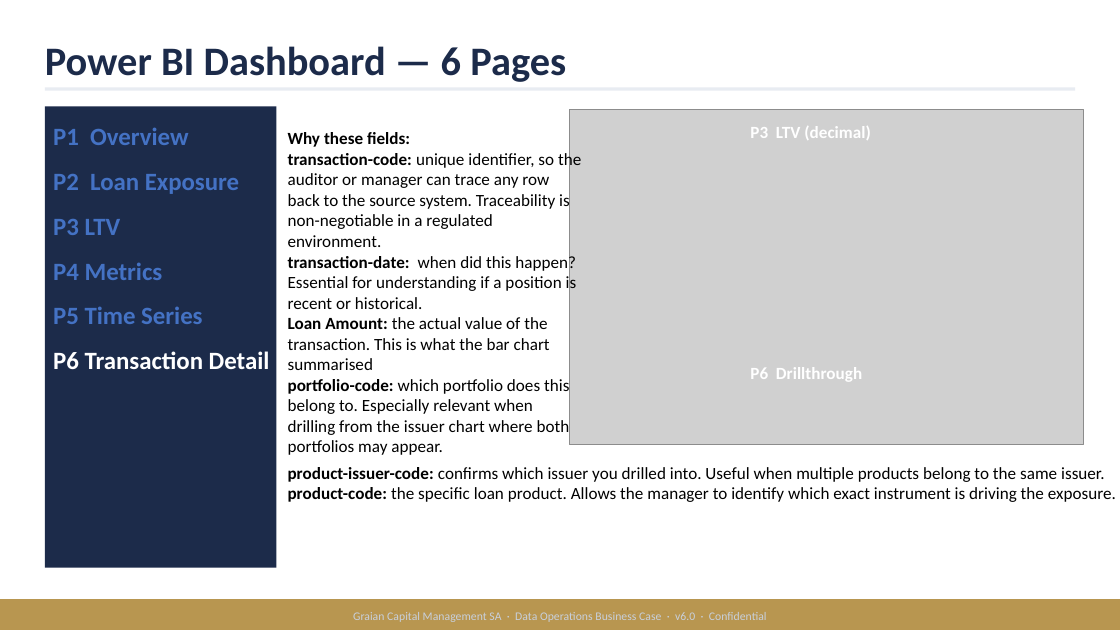
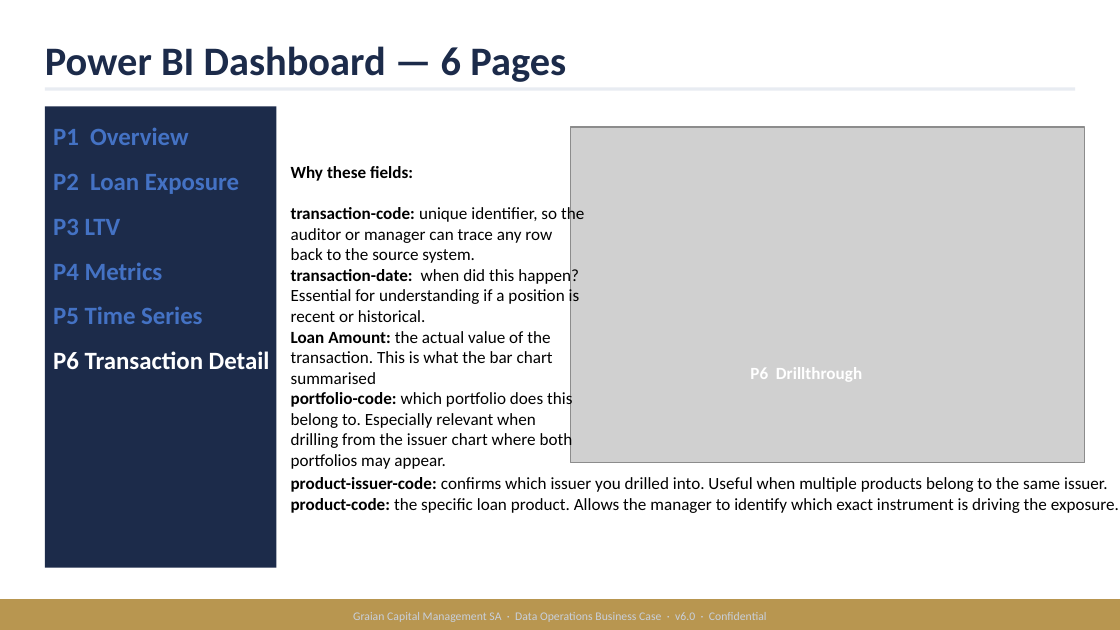
Before and after one commit to rochaadrielea/Loan-Risk-Monitoring-Platform, a slide deck: slide 9 of Graian_AdieleRochaWeisz_v7.pptx (slide 10 before the commit). Drawn at 1120x630 pixels with LibreOffice and Linux fonts; fonts in the diff are those of the drawing; grey boxes stand for pictures. Boxes give left, top, right and bottom in pixels: in the first picture for what was removed or moved away, otherwise in the second. Text is boxed around its words. In the diff, an @@ line names an element or a change of style, - is before the commit and + after.

```diff
--- a/Graian_AdieleRochaWeisz_v7.pptx
+++ b/Graian_AdieleRochaWeisz_v7.pptx
@@ picture: place and size @@
-picture at box(569, 109, 1083, 445)
+picture at box(570, 127, 1084, 463)
@@ text removed at box(750, 126, 870, 140) @@
-P3 LTV (decimal)
@@ text "Why these fields:": place and size @@
-text "Why these fields:" at box(288, 132, 581, 455)
+text "Why these fields:" at box(291, 166, 584, 469)
@@ text at box(291, 206, 584, 263): text changed @@
-transaction-code: unique identifier, so the auditor or manager can trace any row back to the source system. Traceability is non-negotiable in a regulated environment.
+transaction-code: unique identifier, so the auditor or manager can trace any row back to the source system.
@@ text "product-issuer-code: confirms which issuer you ...": place and size @@
-text "product-issuer-code: confirms which issuer you ..." at box(288, 467, 1116, 502)
+text "product-issuer-code: confirms which issuer you ..." at box(291, 477, 1119, 513)
```
Also in this commit, not shown: 4 other slides changed, 1 slide added, 2 slides removed, 3 other files.
